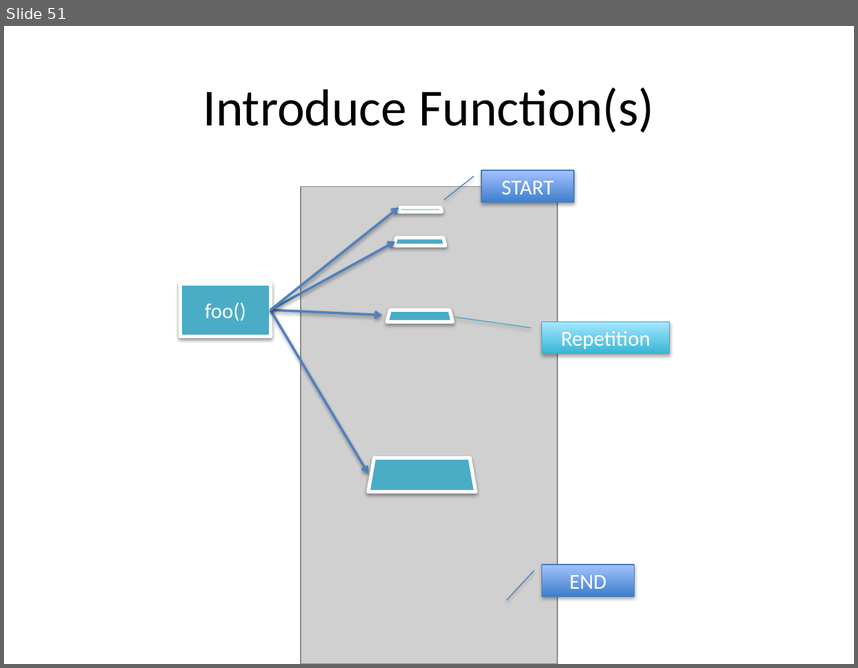
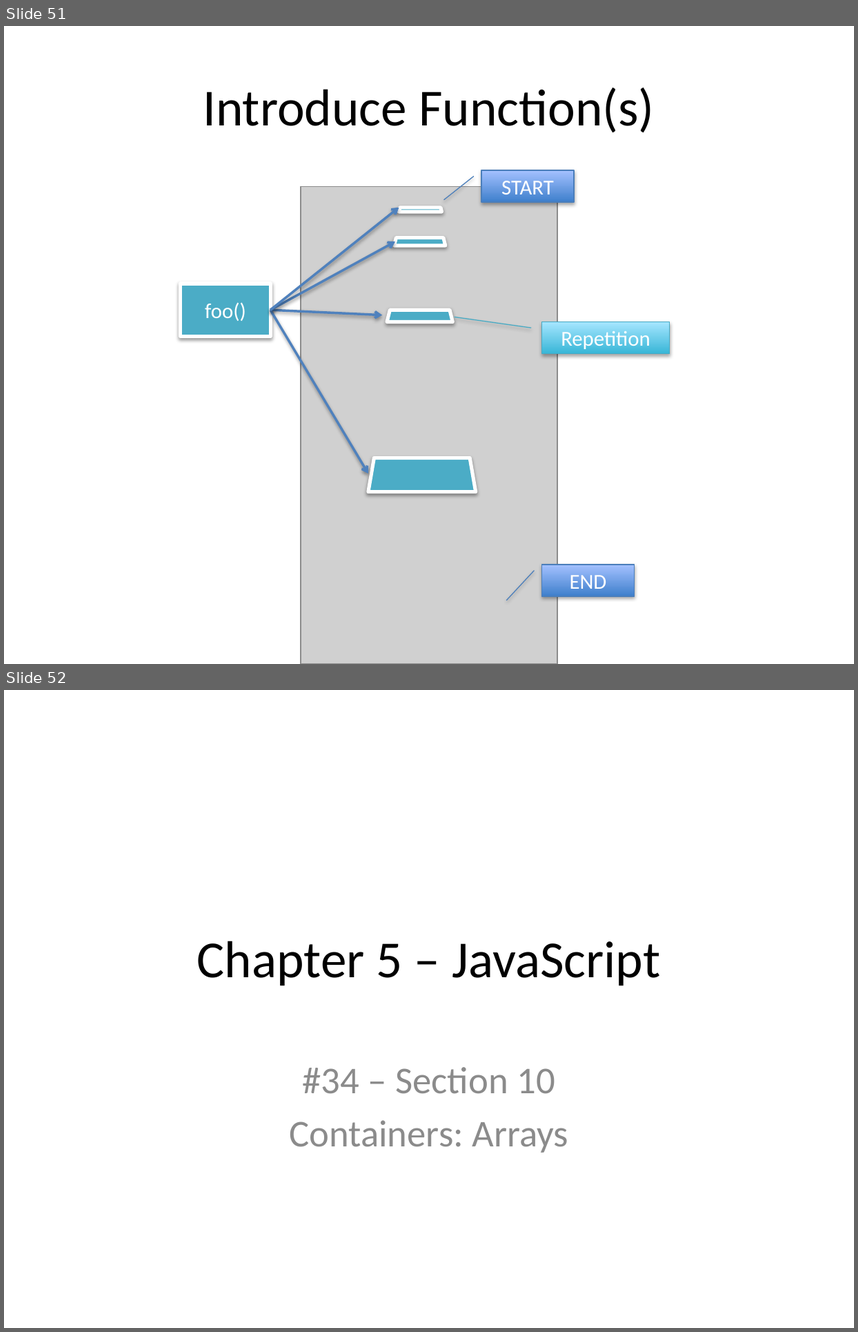
Before and after one commit to xiliax/web-programming-fundamentals, a slide deck: docs/learn-computer-programming.pptx. Shown one above the other, each under a label of ours: slide 51 before the commit, slides 51 and 52 after it. The pictures are 858x668 and 858x1332 pixels, drawn with LibreOffice and Linux fonts; fonts in the diff are those of the drawing; grey boxes stand for pictures. Boxes give left, top, right and bottom in pixels: in the first picture for what was removed or moved away, otherwise in the second. Text is boxed around its words. In the diff, an @@ line names an element or a change of style, - is before the commit and + after.

Commit message:
Slides and documentation update for c05s10 - Containers: Arrays

```diff
--- a/docs/learn-computer-programming.pptx
+++ b/docs/learn-computer-programming.pptx
@@ slide 52 added at (4, 690, 854, 1328), background #FFFFFF @@
@@ title added at (197, 940, 660, 985), 44 pt, text #000000 @@
+Chapter 5 – JavaScript
@@ subtitle added at (289, 1067, 569, 1152), 32 pt, text #8C8C8C @@
+#34 – Section 10
+Containers: Arrays
```
Also in this commit, not shown: 2 slides changed, 8 other slides added, 1 slide removed, 9 other files.
